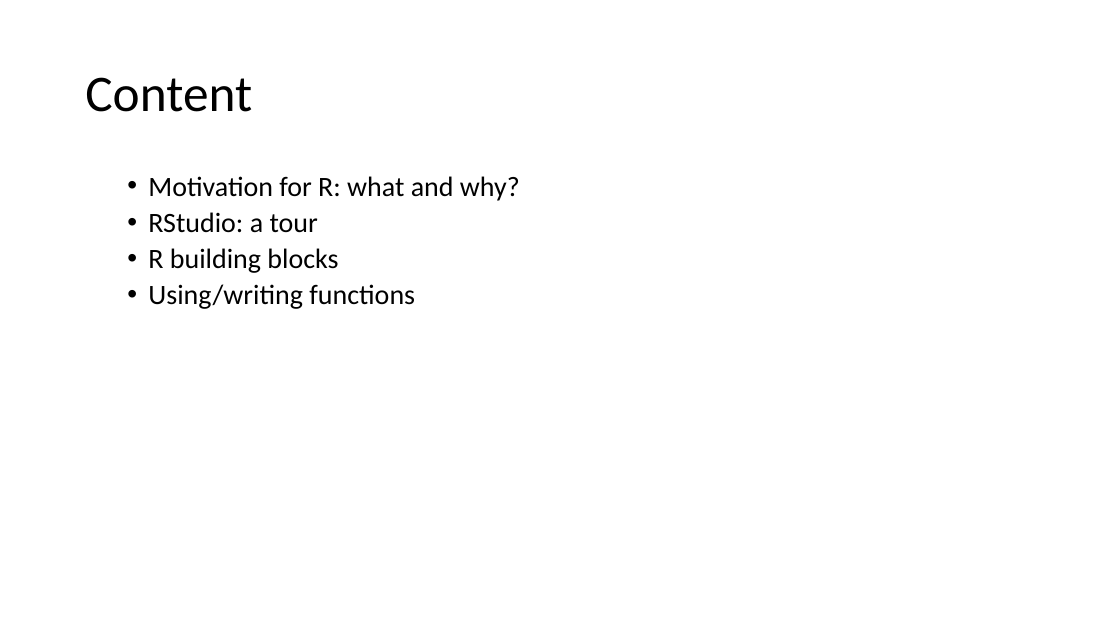
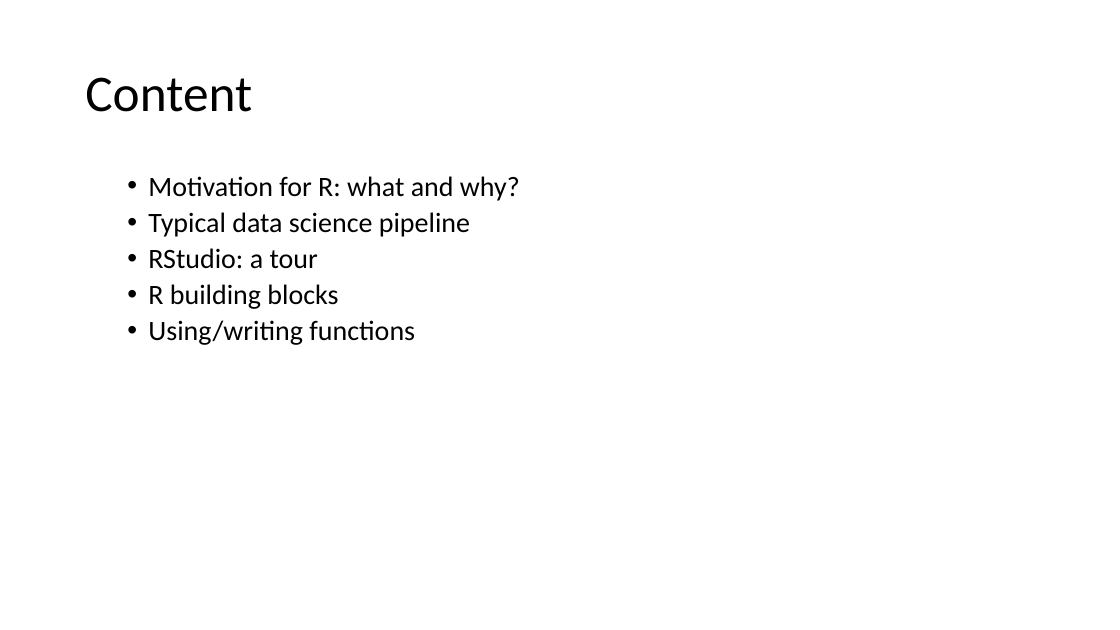
Before and after one commit to ClinicianCoders/ClinicianCoders, a slide deck: slide 4 of Workshops/Workshop1.pptx. Drawn at 1120x630 pixels with LibreOffice and Linux fonts; fonts in the diff are those of the drawing. Boxes give left, top, right and bottom in pixels: in the first picture for what was removed or moved away, otherwise in the second. Text is boxed around its words. In the diff, an @@ line names an element or a change of style, - is before the commit and + after.

```diff
--- a/Workshops/Workshop1.pptx
+++ b/Workshops/Workshop1.pptx
@@ text at box(148, 212, 470, 237): paragraph added @@
+  • Typical data science pipeline
```
Also in this commit, not shown: 1 other file.
